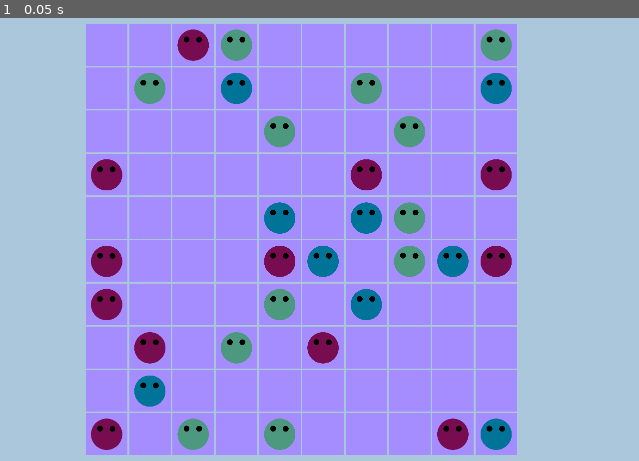
Above: before the commit, frame 1.
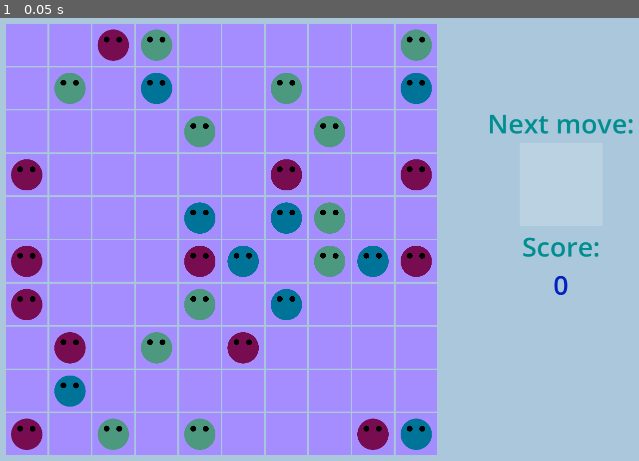
Above: after the commit, the same moment.

Repository: KaterynaKateryna/LudumDare56
Game: Godot game, scene res://scenes/game_screen.tscn
Two runs of this game, one before a commit and one after it. Both use one fixed random seed, a clock stepped at 60 frames per second and the inputs below.
Inputs:
- Up to frame 1 (0.05 s): no input

The runs differ from the first frame. In frame 1, 39% of the frame differs, in the area x 0-100%, y 1-99%.

Commit message:
update UI

Diff:
--- a/src/project.godot
+++ b/src/project.godot
@@ -20,6 +20,10 @@
 window/size/viewport_width=1920
 window/size/viewport_height=1080
 
+[gui]
+
+theme/custom="res://themes/main_theme.tres"
+
 [rendering]
 
 renderer/rendering_method="mobile"
--- a/src/scenes/game_screen.tscn
+++ b/src/scenes/game_screen.tscn
@@ -1,7 +1,8 @@
-[gd_scene load_steps=3 format=3 uid="uid://cd41gkvk50yg4"]
+[gd_scene load_steps=4 format=3 uid="uid://cd41gkvk50yg4"]
 
 [ext_resource type="PackedScene" uid="uid://cwnehyrj7fgf7" path="res://scenes/background.tscn" id="1_2d4v5"]
 [ext_resource type="Script" path="res://scenes/game_screen.gd" id="1_yoqs2"]
+[ext_resource type="Theme" uid="uid://dglghe3y18b7k" path="res://themes/main_theme.tres" id="3_bjgpt"]
 
 [node name="GameScreen" type="Control"]
 layout_mode = 3
@@ -15,17 +16,46 @@
 [node name="CanvasLayer" type="CanvasLayer" parent="."]
 
 [node name="GridContainer" type="GridContainer" parent="CanvasLayer"]
-anchors_preset = 8
-anchor_left = 0.5
-anchor_top = 0.5
-anchor_right = 0.5
-anchor_bottom = 0.5
-offset_left = -20.0
-offset_top = -20.0
-offset_right = 20.0
-offset_bottom = 20.0
+anchors_preset = -1
+anchor_left = 0.2
+anchor_top = 0.2
+anchor_right = 0.6
+anchor_bottom = 0.8
 grow_horizontal = 2
 grow_vertical = 2
 size_flags_horizontal = 4
 size_flags_vertical = 4
 columns = 10
+
+[node name="VBoxContainer" type="VBoxContainer" parent="CanvasLayer"]
+anchors_preset = -1
+anchor_left = 0.7
+anchor_top = 0.2
+anchor_right = 0.95
+anchor_bottom = 0.8
+grow_horizontal = 0
+grow_vertical = 2
+
+[node name="NextMoveLabel" type="Label" parent="CanvasLayer/VBoxContainer"]
+layout_mode = 2
+theme = ExtResource("3_bjgpt")
+text = "Next move:"
+horizontal_alignment = 1
+
+[node name="NextMovePlaceholder" type="ColorRect" parent="CanvasLayer/VBoxContainer"]
+custom_minimum_size = Vector2(200, 200)
+layout_mode = 2
+size_flags_horizontal = 4
+size_flags_vertical = 4
+color = Color(1, 1, 1, 0.192157)
+
+[node name="ScoreLabel" type="Label" parent="CanvasLayer/VBoxContainer"]
+layout_mode = 2
+text = "Score:"
+horizontal_alignment = 1
+
+[node name="ScoreValueLabel" type="Label" parent="CanvasLayer/VBoxContainer"]
+layout_mode = 2
+theme_override_colors/font_color = Color(0, 0.139449, 0.754646, 1)
+text = "0"
+horizontal_alignment = 1
--- /dev/null
+++ b/src/themes/main_theme.tres
@@ -0,0 +1,5 @@
+[gd_resource type="Theme" format=3 uid="uid://dglghe3y18b7k"]
+
+[resource]
+default_font_size = 64
+Label/colors/font_color = Color(0, 0.561401, 0.563473, 1)
